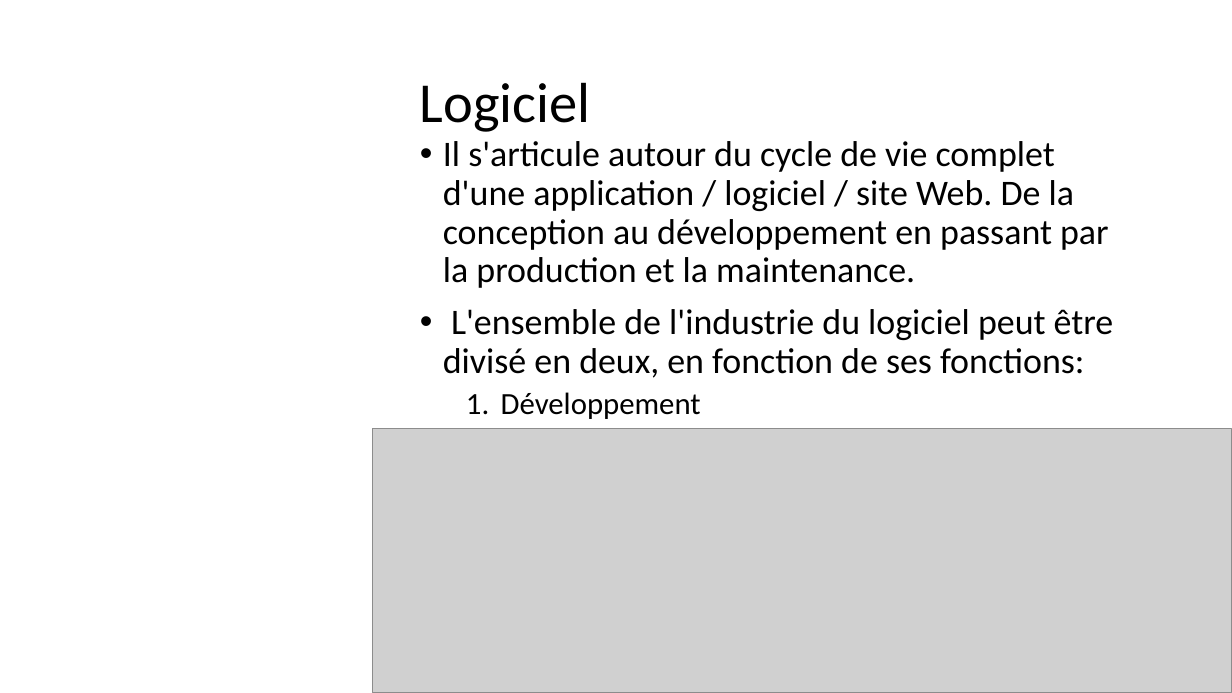
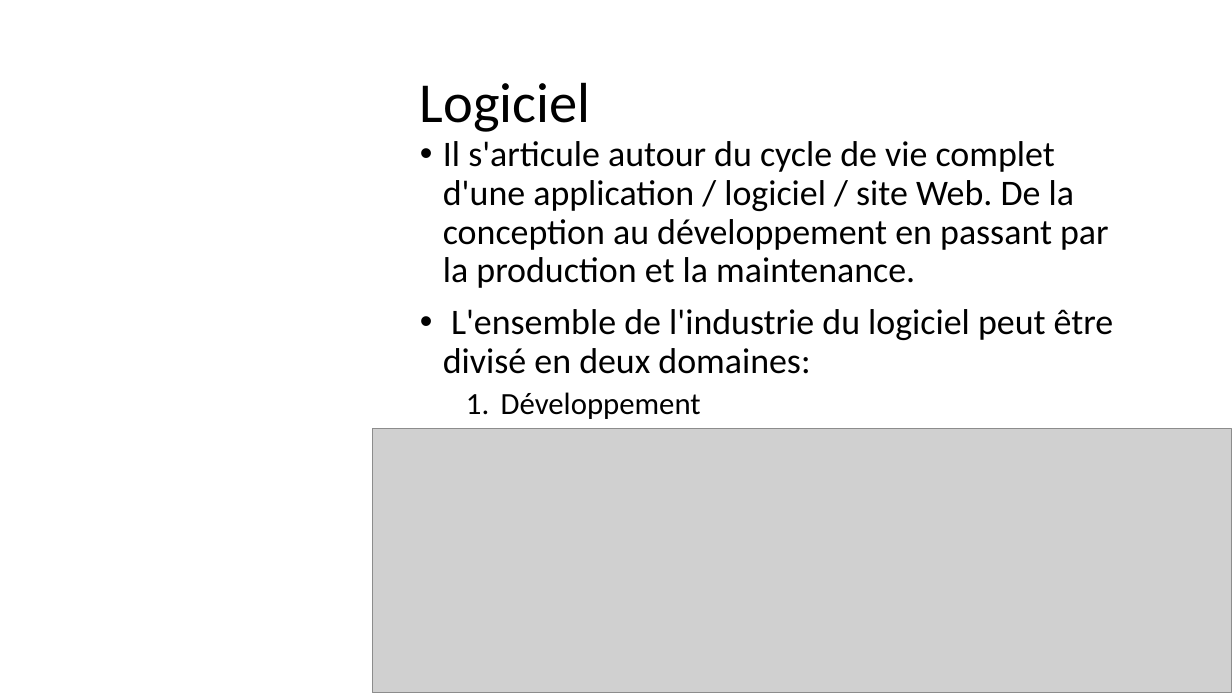
Before and after one commit to Solifred38/cv, a slide deck: slide 5 of Profiles_jobs_it.pptx. Drawn at 1232x693 pixels with LibreOffice and Linux fonts; fonts in the diff are those of the drawing; grey boxes stand for pictures; background and template pictures are left out. Boxes give left, top, right and bottom in pixels: in the first picture for what was removed or moved away, otherwise in the second. Text is boxed around its words. In the diff, an @@ line names an element or a change of style, - is before the commit and + after.

```diff
--- a/Profiles_jobs_it.pptx
+++ b/Profiles_jobs_it.pptx
@@ text at (x1=443, y1=309, x2=1114, y2=374): text changed @@
-• L'ensemble de l'industrie du logiciel peut être divisé en deux, en fonction de ses fonctions:
+• L'ensemble de l'industrie du logiciel peut être divisé en deux domaines:
```
Also in this commit, not shown: 19 other slides changed, 15 slides added.
